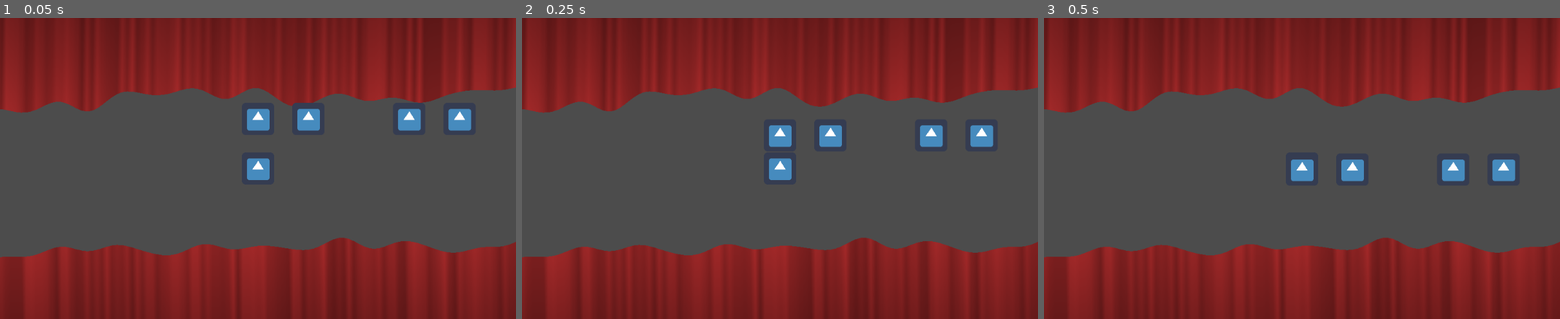
Above: before the commit, frames 1-3 (left to right).
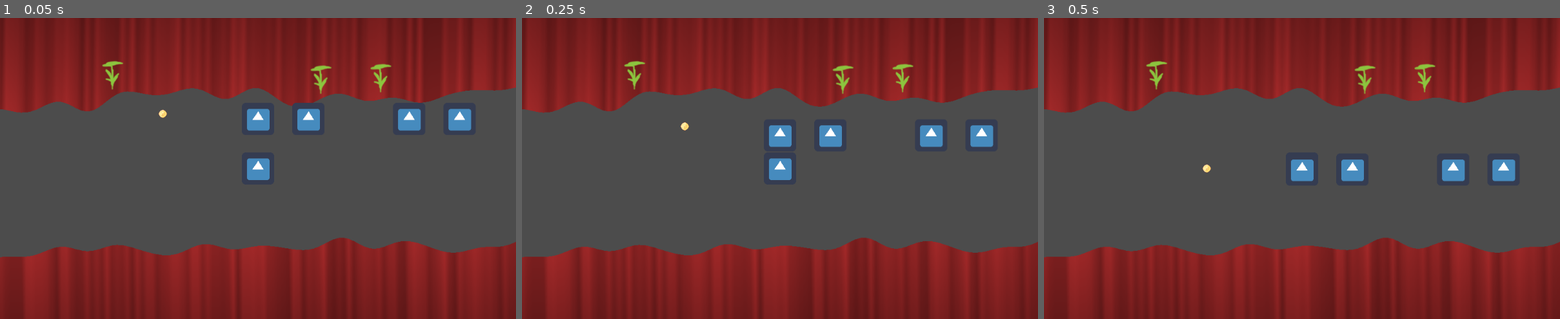
Above: after the commit, the same moments.

Repository: tokkoro/ggj23-juuret
Game: Godot game, scene res://Maailma.tscn
The game is run twice, just before and just after one commit, with the same random seed, the same clock (stepped at 60 frames per second) and the same inputs. The engine's default icon, where the game draws it, is replaced by a stand-in: a white triangle on a blue panel in a dark square.
Inputs:
- Up to frame 1 (0.05 s): no input
- Up to frame 2 (0.25 s): no input
- Up to frame 3 (0.5 s): no input

The runs differ from the first frame. In frame 1, 0.5% of the frame differs, in the area x 19-76%, y 14-34%; in frame 2, 0.5%; in frame 3, 0.5%, in the area x 19-76%, y 14-52%.

Commit message:
spawni potut

Diff:
--- a/Grenade/Grenade.gd
+++ b/Grenade/Grenade.gd
@@ -9,6 +9,11 @@
 	contacts_reported = 5
 	connect("body_entered", self, "_body_entered_asdf")
 	spawn_time = Time.get_ticks_msec()
+	print("potaattis")
+
+func _process(delta):
+	print(get_parent())
+	print(global_position)
 
 func _body_entered_asdf(node: PhysicsBody2D):
 	var is_ground = node.get_collision_mask_bit(10)
--- a/Grenade/GrenadeThrow.gd
+++ b/Grenade/GrenadeThrow.gd
@@ -3,6 +3,7 @@
 onready var sprite = $Sprite
 onready var parent_sprite = get_node("../Sprite")
 onready var parent = get_node("..")
+onready var sprout_owner = get_node("../../sprout_owner")
 
 var throw_force = 0.0
 var throw_held = false
@@ -10,7 +11,7 @@
 var has_potato = false
 
 func pickup_potato():
-	var is_potato_nearby = int(Time.get_ticks_msec()) % 2000 < 1000 # TODO: Implement
+	var is_potato_nearby = sprout_owner.try_pickup_sprout(global_position)
 	if is_potato_nearby:
 		# TODO: Remove potato from ground
 		has_potato = true
--- a/Sprout/sprout_owner.gd
+++ b/Sprout/sprout_owner.gd
@@ -2,13 +2,23 @@
 
 var sprouts = []
 const RADIUS = 50
+var spawn_potato_count = 4
 
 func try_pickup_sprout(pos):
 	for i in range(len(sprouts)):
-		if (sprouts[i].position - pos).length() < RADIUS:
+		print((sprouts[i].position - pos).length())
+		if (sprouts[i].global_position - pos).length() < RADIUS:
+			sprouts[i].queue_free()
 			sprouts.erase(sprouts[i])
-			sprouts[i].queue_free()
+			print("Sprout", i)
+			return true
+	return false
 
-
-func _ready():
-	pass
+func _process(delta):
+	for i in range(spawn_potato_count):
+		var grenade = preload("res://Grenade/Grenade.tscn").instance()
+		grenade.position.x = -300.0 + i * 200.0 - rand_range(-100.0, 100.0)
+		grenade.position.y = -300.0 + rand_range(0.0, 200.0)
+		get_node("..").add_child(grenade)
+		print(grenade.global_position)
+	spawn_potato_count = 0
